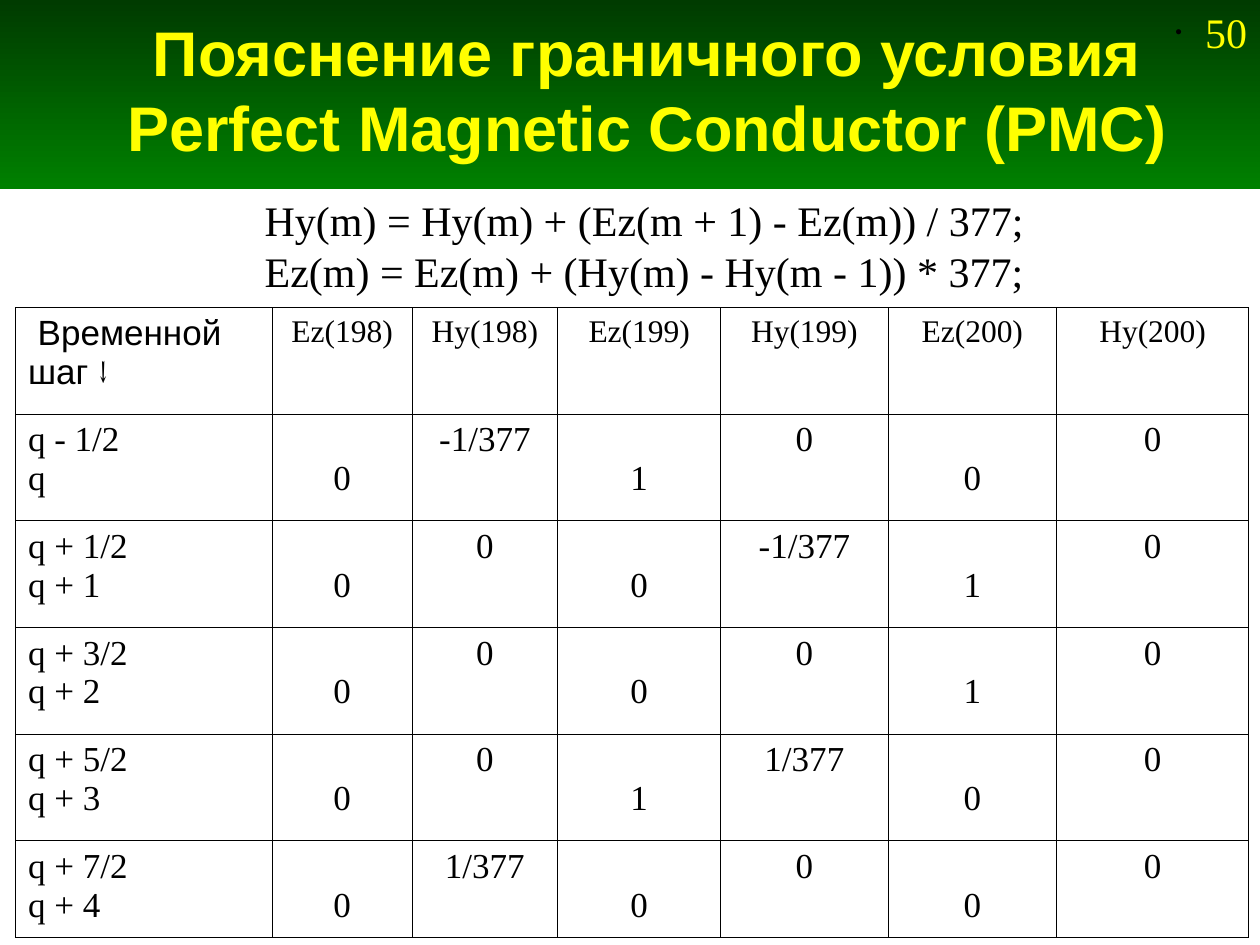
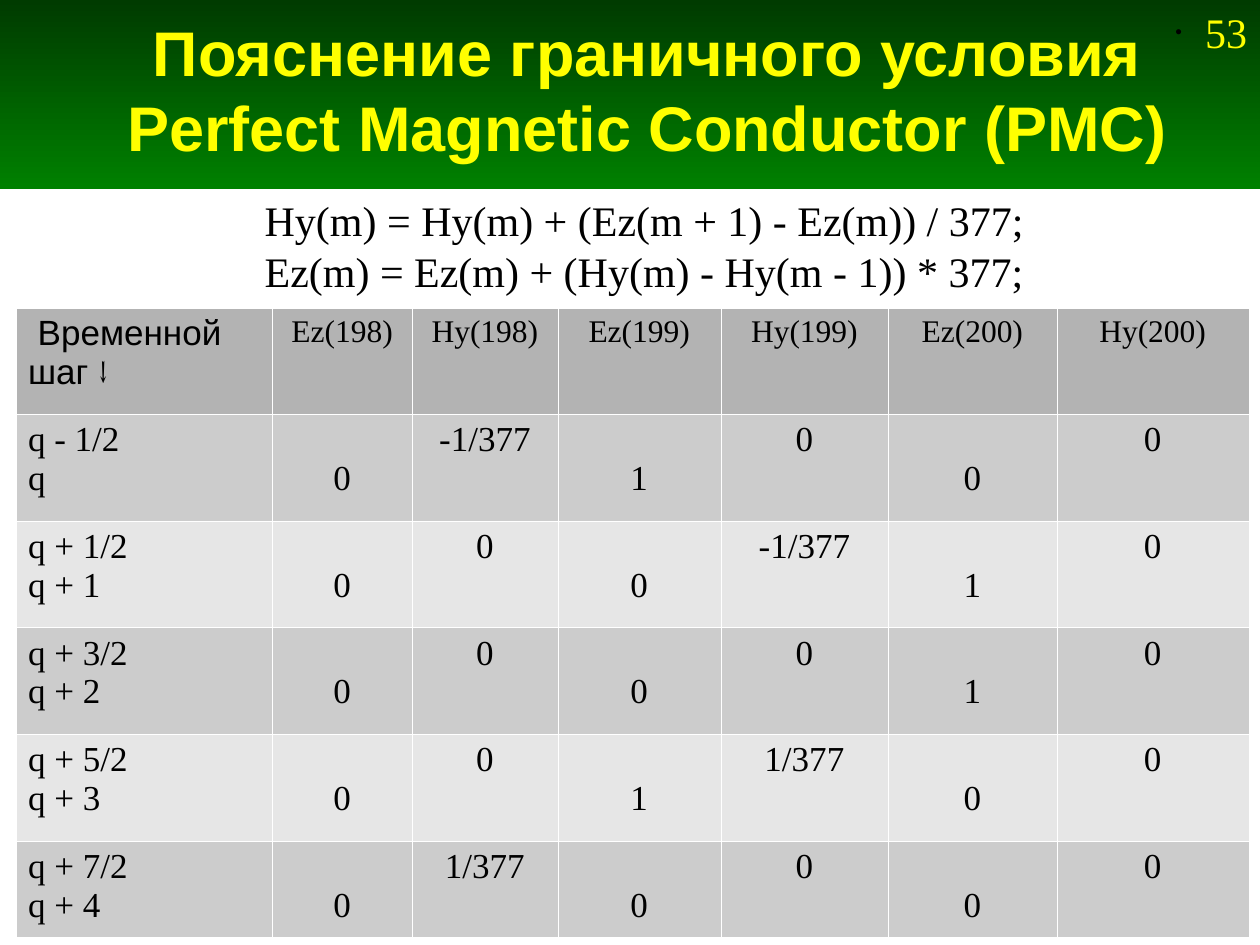
Before and after one commit to andris0147sv/modelling, a slide deck: slide 53 of presentations/2. FDTD.odp (slide 50 before the commit). Drawn at 1260x945 pixels with LibreOffice and Linux fonts; fonts in the diff are those of the drawing. Boxes give left, top, right and bottom in pixels: in the first picture for what was removed or moved away, otherwise in the second. Text is boxed around its words. In the diff, an @@ line names an element or a change of style, - is before the commit and + after.

```diff
--- a/presentations/2. FDTD.odp
+++ b/presentations/2. FDTD.odp
@@ page number at (1205,20,1247,49): text changed @@
-• 50
+• 53
@@ table at (15,307,1249,937) @@
@@ fill none to #B3B3B3 in row 1 @@
@@ fill none to #CCCCCC in 21 cells @@
@@ fill none to #E6E6E6 in 14 cells @@
@@ borders changed @@
```
Also in this commit, not shown: 9 other slides changed, 3 slides added, 1 other file.
